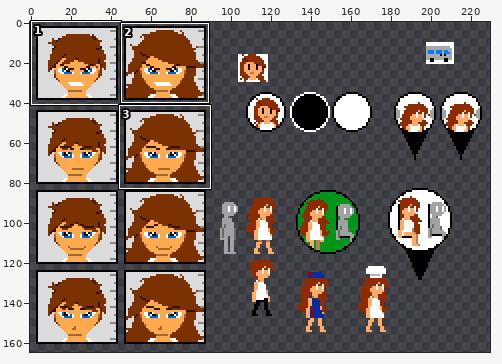
Pixel-art file -- Assets/_IMG/MyNameIsBunnyBunny.ase. Above, an overview of the earlier version with the close-up marked.
Close-up. Earlier state:
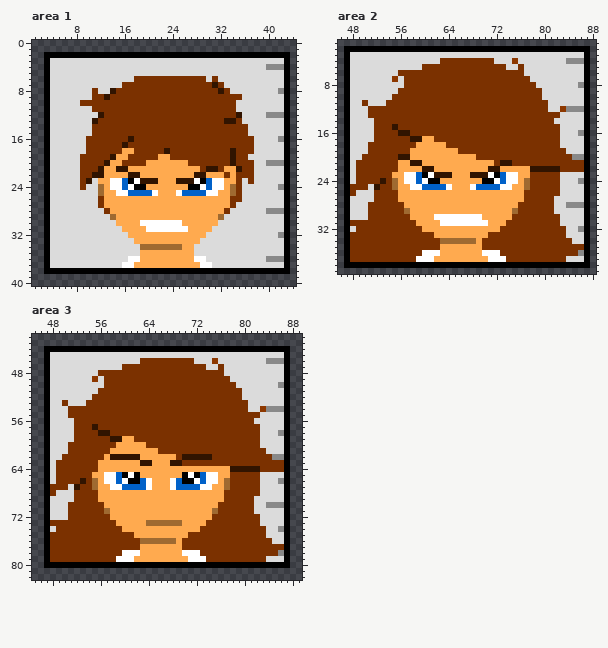
256x256 pixels, 1 frame. Shown: area 1: x 1..44, y 0..40; area 2: x 46..88, y 1..39; area 3: x 45..89, y 42..82. The wide view leaves out empty margins. The commit also changed other parts of the picture, which this record leaves out.
New version:
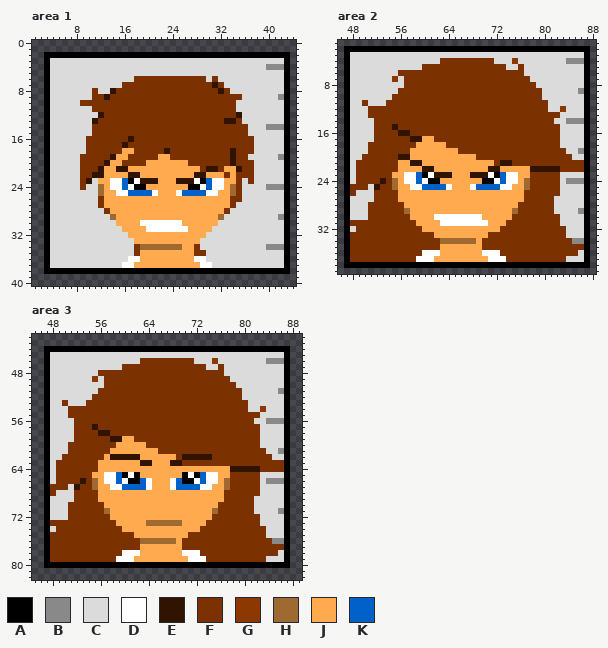
Palette (. is transparent): A #000000  B #898989  C #dbdbdb  D #ffffff  E #311400  F #7b3100  G #8d3800  H #9f6a31  J #ffaa4f  K #0061c9
The edit:
Area 1:
The author changed colour C to colour B in row 9 at x 42; in row 14 at x 40 to 42; in row 19 at x 42; in row 24 at x 40 to 41; in row 29 at x 42; in row 34 at x 40 to 42.
The author changed colour B to colour C in row 8 at x 42; in row 12 at x 40 to 42; in row 16 at x 42; in row 20 at x 40 to 42; in row 28 at x 40 to 42; in row 32 at x 42.
The author changed colour B to colour C in row 36 at x 40 to 42.
The author changed colour C to colour F in row 34 at x 18 and 28; in row 35 at x 18 and 28 to 29.
Area 2:
The author changed colour C to colour B in row 9 at x 86; in row 14 at x 84 to 86; in row 19 at x 86; in row 24 at x 84 to 85; in row 29 at x 86; in row 34 at x 85 to 86.
The author changed colour B to colour C in row 8 at x 86; in row 12 at x 84 to 86; in row 16 at x 86; in row 20 at x 85 to 86; in row 28 at x 84 to 86; in row 32 at x 86.
The author changed colour B to colour C in row 36 at x 86.
Area 3:
The author changed colour C to colour B in row 51 at x 86; in row 56 at x 84 to 86; in row 61 at x 86; in row 66 at x 84 to 85; in row 71 at x 86; in row 76 at x 85 to 86.
The author changed colour B to colour C in row 50 at x 86; in row 54 at x 84 to 86; in row 58 at x 86; in row 62 at x 85 to 86; in row 70 at x 84 to 86; in row 74 at x 86.
The author changed colour B to colour C in row 78 at x 86.
Pixel boxes of the changes (left, top, right, bottom) in both close-ups:
changed: (266, 88, 284, 166)
changed: (266, 184, 284, 262)
changed: (134, 244, 140, 256)
changed: (194, 244, 206, 256)
changed: (566, 82, 584, 184)
changed: (566, 202, 584, 256)
changed: (266, 382, 284, 460)
changed: (266, 478, 284, 556)
